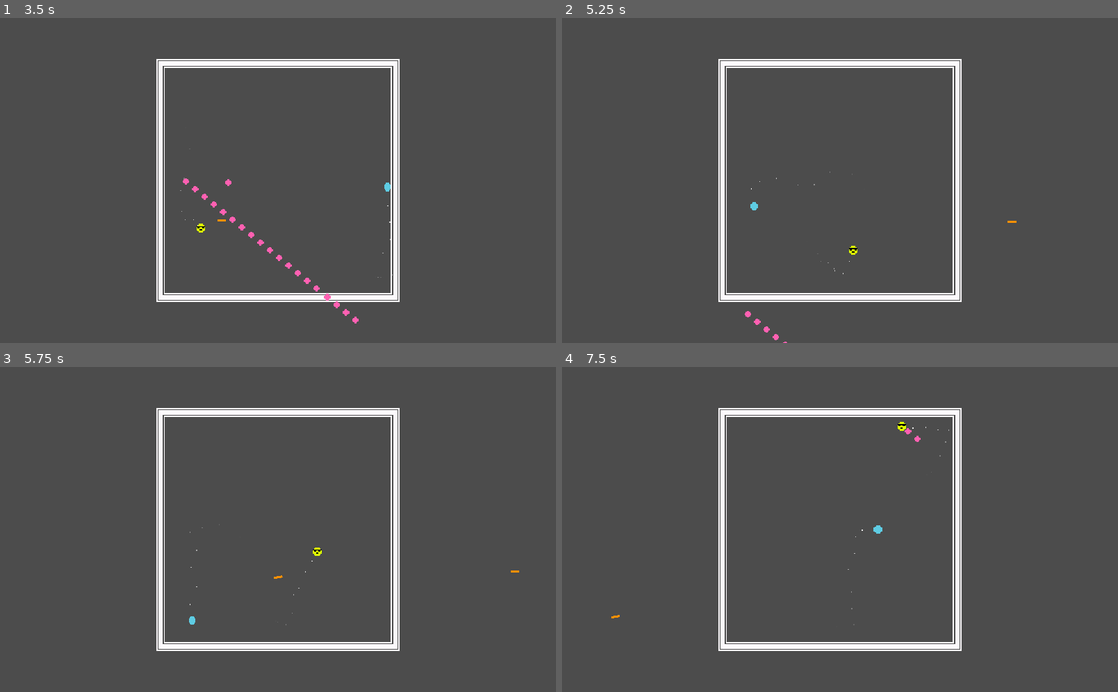
Above: before the commit, frames 1-4 (two rows, left to right).
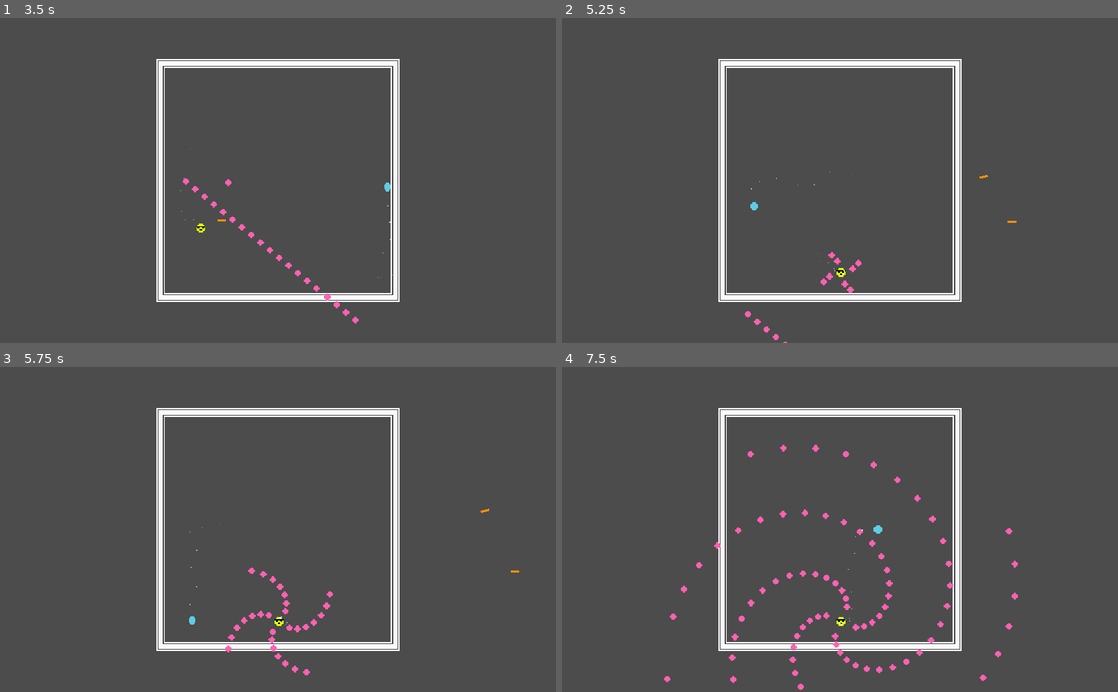
Above: after the commit, the same moments.

Repository: kingoftheconnors/bullet-hell-awesome
Game: Godot game, scene res://test.tscn
The game is run twice, just before and just after one commit, with the same random seed, the same clock (stepped at 60 frames per second) and the same inputs. The project has no main scene, so this scene is started directly.
Inputs:
- Up to frame 1 (3.5 s): tap Enter at 0.5 s; hold Right (ui_right) 0.53-1.28 s; hold Down (ui_down) 1.28-2.03 s; hold Right (ui_right) 2.03-2.78 s; hold Up (ui_up) from 2.78 s (still down)
- Up to frame 2 (5.25 s): release Up (ui_up) at 3.53 s; hold Left (ui_left) 3.53-5.03 s; hold Down (ui_down) from 5.03 s (still down)
- Up to frame 3 (5.75 s): keep holding Down (ui_down)
- Up to frame 4 (7.5 s): release Down (ui_down) at 5.78 s; hold Right (ui_right) 5.78-6.53 s; hold Up (ui_up) 6.53-7.28 s; hold Right (ui_right) from 7.28 s (still down)

Frame 1 is identical in both runs. In frame 2, 0.2% of the frame differs, in the area x 46-77%, y 48-85%; in frame 3, 0.5%; in frame 4, 1.3%, in the area x 8-82%, y 16-100%.

Commit message:
Add bullet storm

Diff:
--- /dev/null
+++ b/Bullets/BulletStorm.gd
@@ -0,0 +1,39 @@
+extends Node2D
+
+const bullet_scene = preload("res://Bullets/Bullet.tscn")
+onready var shoot_timer = $ShootTimer
+onready var rotater = $Rotater
+
+export(int) var rotate_speed = 100
+export(float) var shoot_timer_wait_time = 0.1
+export(int) var spawn_point_count = 4
+export(int) var radius = 10
+
+func start():
+	shoot_timer.start()
+func stop():
+	shoot_timer.stop()
+
+
+func _ready():
+	var step = 2 * PI / spawn_point_count
+
+	for i in range(spawn_point_count):
+		var spawn_point = Node2D.new()
+		var pos = Vector2(radius, 0).rotated(step * i)
+		spawn_point.position = pos
+		spawn_point.rotation = pos.angle()
+		rotater.add_child(spawn_point)
+
+	shoot_timer.wait_time = shoot_timer_wait_time
+
+func _process(delta):
+	var new_rotation = rotater.rotation_degrees + rotate_speed * delta
+	rotater.rotation_degrees = fmod(new_rotation, 360)
+
+func _on_ShootTimer_timeout() -> void:
+	for s in rotater.get_children():
+		var bullet = bullet_scene.instance()
+		bullet.direction = Vector2(cos(s.global_rotation), sin(s.global_rotation))
+		get_tree().root.add_child(bullet)
+		bullet.position = s.global_position
--- /dev/null
+++ b/Bullets/BulletStorm.tscn
@@ -0,0 +1,12 @@
+[gd_scene load_steps=2 format=2]
+
+[ext_resource path="res://Bullets/BulletStorm.gd" type="Script" id=1]
+
+[node name="BulletStorm" type="Node2D"]
+script = ExtResource( 1 )
+
+[node name="ShootTimer" type="Timer" parent="."]
+
+[node name="Rotater" type="Node2D" parent="."]
+
+[connection signal="timeout" from="ShootTimer" to="." method="_on_ShootTimer_timeout"]
--- a/test.tscn
+++ b/test.tscn
@@ -1,10 +1,11 @@
-[gd_scene load_steps=17 format=2]
+[gd_scene load_steps=18 format=2]
 
 [ext_resource path="res://Player/Player.tscn" type="PackedScene" id=1]
 [ext_resource path="res://Levels/bhmap.tres" type="TileSet" id=2]
 [ext_resource path="res://shadesocoolsman.png" type="Texture" id=3]
 [ext_resource path="res://Shades.gd" type="Script" id=4]
 [ext_resource path="res://Bullets/BulletSpawner.tscn" type="PackedScene" id=5]
+[ext_resource path="res://Bullets/BulletStorm.tscn" type="PackedScene" id=6]
 
 [sub_resource type="CircleShape2D" id=1]
 
@@ -115,7 +116,7 @@
 
 [sub_resource type="Animation" id=8]
 resource_name = "Sweep2"
-length = 4.0
+length = 6.0
 tracks/0/type = "value"
 tracks/0/path = NodePath(".:position")
 tracks/0/interp = 1
@@ -123,10 +124,10 @@
 tracks/0/imported = false
 tracks/0/enabled = true
 tracks/0/keys = {
-"times": PoolRealArray( 0, 2, 4 ),
-"transitions": PoolRealArray( 1, 1, 1 ),
+"times": PoolRealArray( 0, 2, 4.5, 6 ),
+"transitions": PoolRealArray( 1, 1, 1, 1 ),
 "update": 0,
-"values": [ Vector2( -94, 31 ), Vector2( 1, 85 ), Vector2( 97, -91 ) ]
+"values": [ Vector2( -94, 31 ), Vector2( 1, 85 ), Vector2( 1, 85 ), Vector2( 97, -91 ) ]
 }
 tracks/1/type = "method"
 tracks/1/path = NodePath("BulletSpawner")
@@ -135,7 +136,7 @@
 tracks/1/imported = false
 tracks/1/enabled = true
 tracks/1/keys = {
-"times": PoolRealArray( 0.2, 2.5 ),
+"times": PoolRealArray( 0.2, 0.5 ),
 "transitions": PoolRealArray( 1, 1 ),
 "values": [ {
 "args": [  ],
@@ -143,6 +144,23 @@
 }, {
 "args": [  ],
 "method": "shoot_at_player"
+} ]
+}
+tracks/2/type = "method"
+tracks/2/path = NodePath("BulletStorm")
+tracks/2/interp = 1
+tracks/2/loop_wrap = true
+tracks/2/imported = false
+tracks/2/enabled = true
+tracks/2/keys = {
+"times": PoolRealArray( 2, 4.5 ),
+"transitions": PoolRealArray( 1, 1 ),
+"values": [ {
+"args": [  ],
+"method": "start"
+}, {
+"args": [  ],
+"method": "stop"
 } ]
 }
 
@@ -219,3 +237,5 @@
 anim_player = NodePath("../AnimationPlayer")
 active = true
 parameters/playback = SubResource( 7 )
+
+[node name="BulletStorm" parent="Shades" instance=ExtResource( 6 )]
